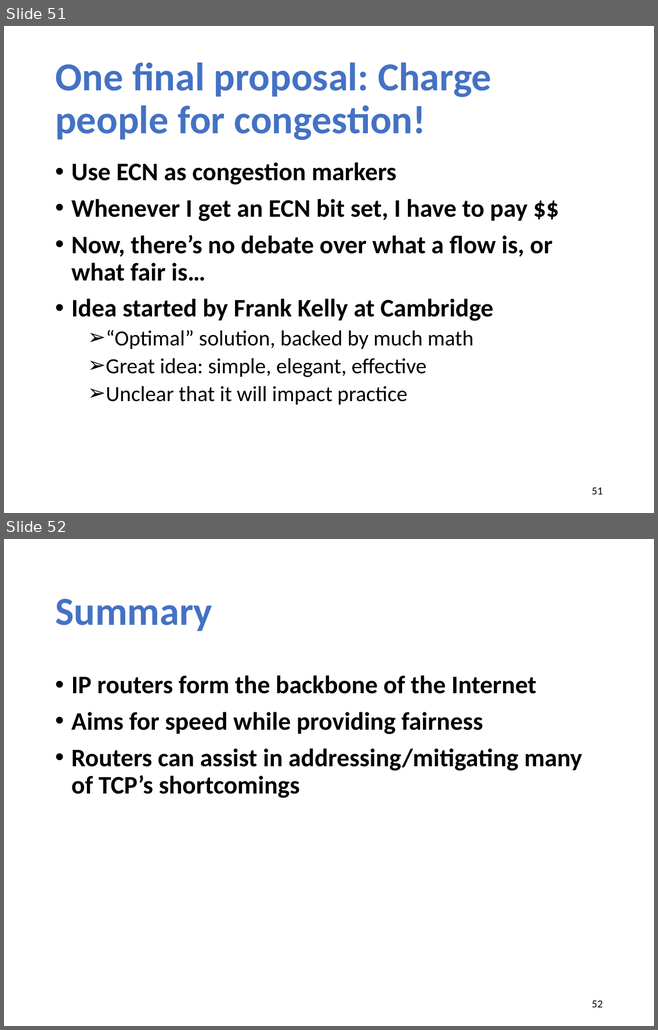
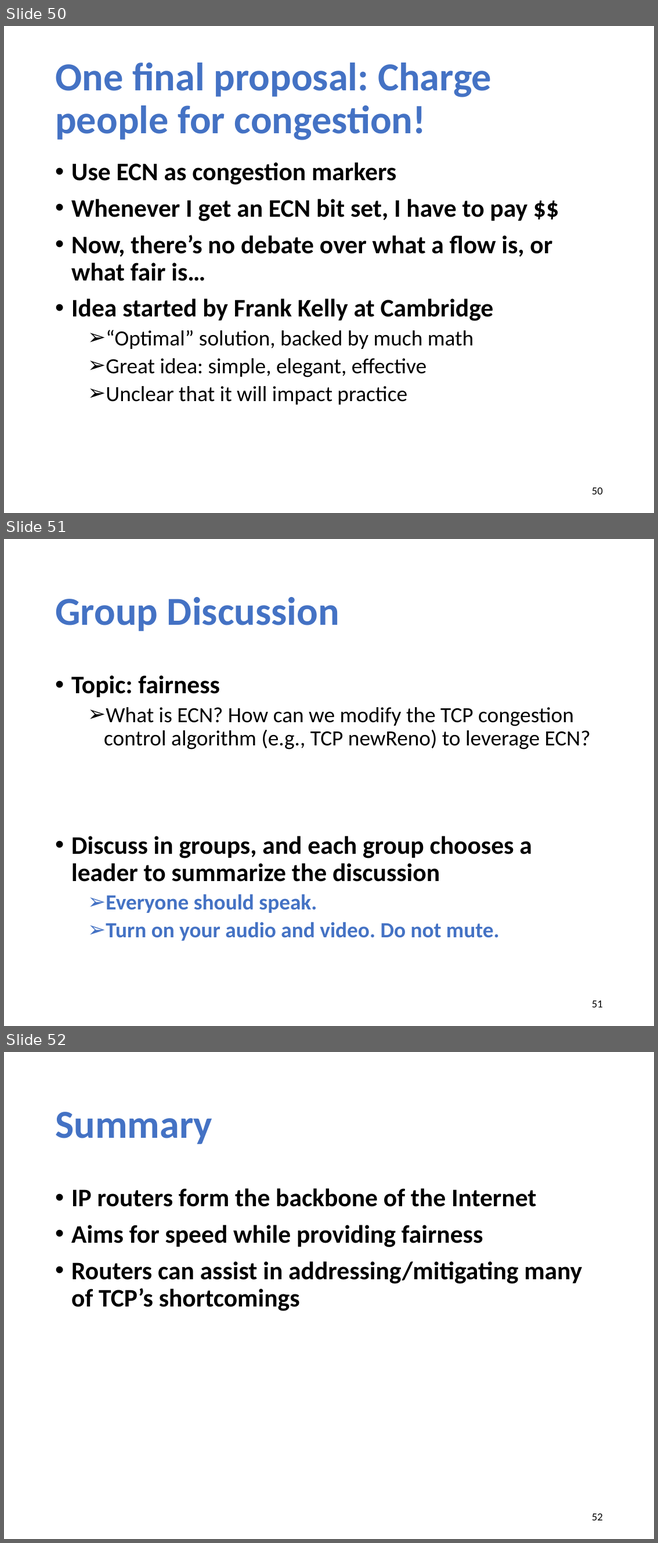
Before and after one commit to xinjin/course-net, a slide deck: slides/lec11_ip_router.pptx. Shown one above the other, each under a label of ours: slides 51 and 52 before the commit, slides 50, 51 and 52 after it. The pictures are 658x1030 and 658x1543 pixels, drawn with LibreOffice and Linux fonts; fonts in the diff are those of the drawing. Boxes give left, top, right and bottom in pixels: in the first picture for what was removed or moved away, otherwise in the second. Text is boxed around its words. In the diff, an @@ line names an element or a change of style, - is before the commit and + after.

```diff
--- a/slides/lec11_ip_router.pptx
+++ b/slides/lec11_ip_router.pptx
@@ slide 51 added at [4, 539, 654, 1026], background #FFFFFF @@
@@ title added at [55, 597, 339, 631], 44 pt, text #4472C4, bold @@
+Group Discussion
@@ text added at [71, 675, 590, 941], 24 pt, text #000000, bold @@
+• Topic: fairness
+  ➢ What is ECN? How can we modify the TCP congestion control algorithm (e.g., TCP newReno) to leverage ECN?
+• Discuss in groups, and each group chooses a leader to summarize the discussion
+  ➢ Everyone should speak.
+  ➢ Turn on your audio and video. Do not mute.
@@ page number added at [592, 1001, 603, 1008], 12 pt, text #000000 @@
+51
@@ what was slide 51 is now slide 50 @@
@@ page number at [592, 488, 603, 495]: text changed @@
-51
+50
```
Also in this commit, not shown: 4 slides changed, 1 other slide added, 2 slides removed, 1 other file.
